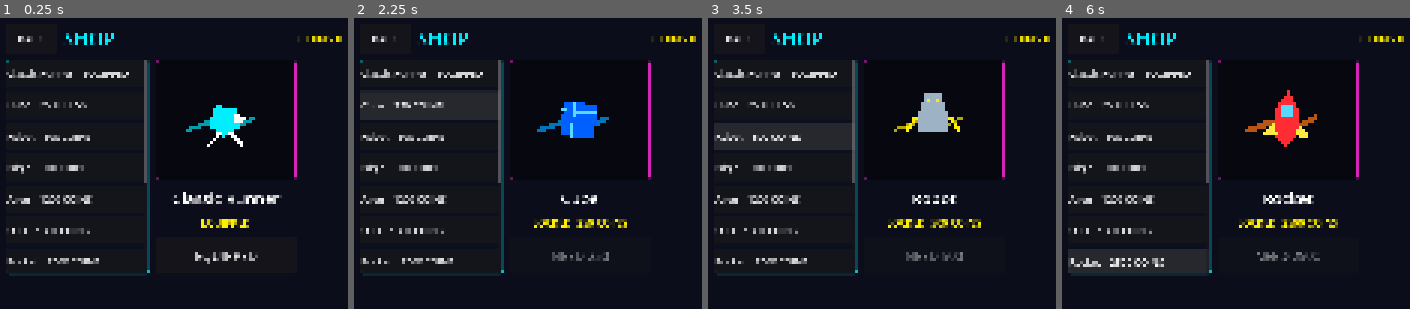
Above: before the commit, frames 1-4 (left to right).
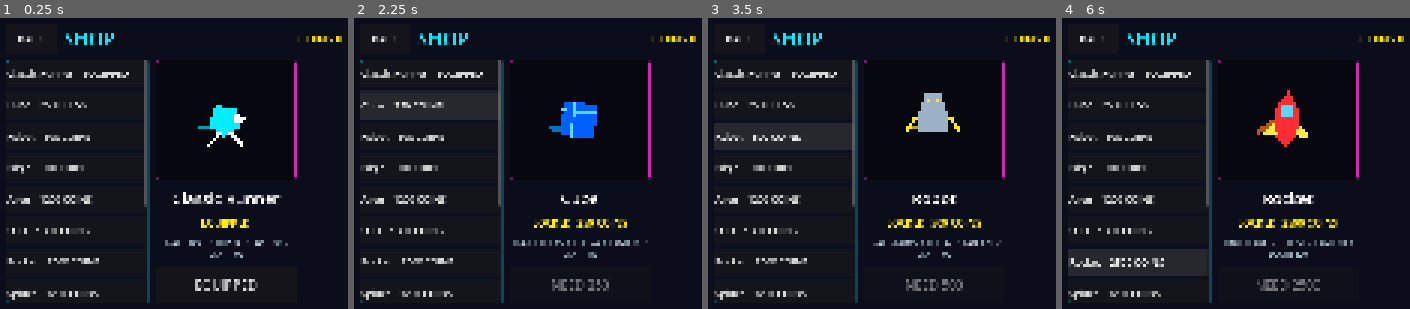
Above: after the commit, the same moments.

Repository: manav193/SHIFT-ZERO
Game: Godot game, scene res://src/presentation/scenes/shop.tscn
Two runs of this game, one before a commit and one after it. Both use one fixed random seed, a clock stepped at 60 frames per second and the inputs below. This scene is started directly instead of the project's main scene.
Inputs:
- Up to frame 1 (0.25 s): no input
- Up to frame 2 (2.25 s): click "Classic Runner EQUIPPED" at 0.5 s; click "Classic Runner EQUIPPED" at 1.25 s; click "Cube 250 COINS" at 2 s
- Up to frame 3 (3.5 s): click "Robot 500 COINS" at 2.75 s
- Up to frame 4 (6 s): click "Ninja 800 COINS" at 3.5 s; click "Alien 1200 COINS" at 4.25 s; click "UFO 1800 COINS" at 5 s; click "Rocket 2500 COINS" at 5.75 s

The runs differ from the first frame. In frame 1, 2.3% of the frame differs, in the area x 1-83%, y 34-98%; in frame 2, 2.3%; in frame 3, 2.2%; in frame 4, 2.5%, in the area x 1-84%, y 32-98%.

Commit message:
Polish procedural skins and shop previews

Diff:
--- a/game/src/core/skin_catalog.gd
+++ b/game/src/core/skin_catalog.gd
@@ -19,6 +19,7 @@
     {"id": "ghost", "name": "Ghost", "cost": 5200, "shape": "ghost", "idle": "float", "trail_style": "mist", "player":  …(296 unchanged characters)…
     {"id": "dragon", "name": "Dragon", "cost": 6500, "shape": "dragon", "idle": "wing", "trail_style": "ember", "player …(301 unchanged characters)…
     {"id": "cyber_core", "name": "Cyber Core", "cost": 8000, "shape": "core", "idle": "pulse", "trail_style": "circuit" …(317 unchanged characters)…
+    {"id": "phoenix", "name": "Phoenix", "cost": 10000, "shape": "phoenix", "idle": "flap", "trail_style": "flame", "player": Color(1.0, 0.58, 0.0, 1.0), "accent": Color(1.0, 0.08, 0.0, 1.0), "trail": Color(1.0, 0.36, 0.0, 0.76), "flash": Color(1.0, 0.84, 0.18, 1.0), "land": Color(1.0, 0.45, 0.08, 1.0), "death": Color(1.0, 0.22, 0.0, 1.0), "trail_width": 19.0, "flip_amount": 68, "land_amount": 36, "death_amount": 160},
 ]
 
 
--- a/game/src/gameplay/player/skin_model.gd
+++ b/game/src/gameplay/player/skin_model.gd
@@ -40,8 +40,9 @@
             _body.rotation = sin(_phase * 8.0) * 0.06
         "shimmer":
             _body.scale = Vector2(1.0 + sin(_phase * 5.0) * 0.04, 1.0 - sin(_phase * 5.0) * 0.03)
-        "wing":
+        "wing", "flap":
             _body.position.y = sin(_phase * 4.8) * 4.0
+            _body.scale = Vector2(1.0 + sin(_phase * 7.0) * 0.08, 1.0)
         "pulse":
             _body.scale = Vector2.ONE * (1.0 + sin(_phase * 4.0) * 0.06)
 
@@ -77,6 +78,8 @@
             _build_dragon()
         "core":
             _build_core()
+        "phoenix":
+            _build_phoenix()
         _:
             _build_runner()
 
@@ -215,6 +218,15 @@
     _line([Vector2(0, -58), Vector2(0, -46)], _c("accent"), 4.0)
 
 
+func _build_phoenix() -> void:
+    _poly([Vector2(0, -48), Vector2(20, -10), Vector2(10, 40), Vector2(0, 56), Vector2(-10, 40), Vector2(-20, -10)], _c("player"))
+    _poly([Vector2(-12, -6), Vector2(-70, -34), Vector2(-48, 8), Vector2(-76, 34), Vector2(-20, 24)], _c("accent"))
+    _poly([Vector2(12, -6), Vector2(70, -34), Vector2(48, 8), Vector2(76, 34), Vector2(20, 24)], _c("accent"))
+    _poly([Vector2(0, -58), Vector2(12, -42), Vector2(0, -48), Vector2(-12, -42)], Color(1.0, 0.9, 0.18, 1.0))
+    _line([Vector2(-6, 44), Vector2(-24, 76)], _c("accent"), 5.0)
+    _line([Vector2(6, 44), Vector2(24, 76)], _c("accent"), 5.0)
+
+
 func _poly(points: Array[Vector2], color: Color) -> Polygon2D:
     var p := Polygon2D.new()
     p.polygon = PackedVector2Array(points)
--- a/game/src/presentation/scenes/shop.gd
+++ b/game/src/presentation/scenes/shop.gd
@@ -15,6 +15,7 @@
 @onready var _preview_trail: Line2D = $Root/Body/Preview/PreviewBox/Trail
 @onready var _preview_name: Label = $Root/Body/Preview/Name
 @onready var _preview_state: Label = $Root/Body/Preview/State
+@onready var _preview_effects: Label = $Root/Body/Preview/Effects
 @onready var _action_btn: Button = $Root/Body/Preview/ActionBtn
 
 var _total_coins: int = 0
@@ -108,6 +109,7 @@
     _preview_flash.color = skin.flash
     _preview_flash.modulate.a = 0.0
     _preview_state.text = _state_text(skin)
+    _preview_effects.text = _effects_text(skin)
     _action_btn.text = _action_text(skin)
     _action_btn.disabled = not _is_owned(id) and _total_coins < int(skin.cost)
     _animate_preview(skin)
@@ -186,6 +188,15 @@
     return "PURCHASE"
 
 
+func _effects_text(skin: Dictionary) -> String:
+    return "TRAIL %s  /  FLIP %d  /  LAND %d  /  DEATH %d" % [
+        str(skin.get("trail_style", "dash")).to_upper(),
+        int(skin.get("flip_amount", 0)),
+        int(skin.get("land_amount", 0)),
+        int(skin.get("death_amount", 0)),
+    ]
+
+
 func _animate_preview(skin: Dictionary) -> void:
     if _preview_tween != null and _preview_tween.is_valid():
         _preview_tween.kill()
@@ -196,12 +207,7 @@
     _preview_tween.set_ease(Tween.EASE_OUT)
     _preview_tween.tween_property(_preview_player, "scale", Vector2(1.5, 1.5), 0.18)
     _preview_tween.parallel().tween_property(_preview_flash, "modulate:a", 0.0, 0.22)
-    _preview_trail.points = PackedVector2Array([
-        Vector2(92, 210),
-        Vector2(156, 188),
-        Vector2(238, 200),
-        Vector2(292, 174),
-    ])
+    _preview_trail.points = _preview_player.trail_points(Vector2(250, 205))
 
 
 func _wire_button(button: Button) -> void:
--- a/game/src/presentation/scenes/shop.tscn
+++ b/game/src/presentation/scenes/shop.tscn
@@ -137,6 +137,13 @@
 theme_override_font_sizes/font_size = 30
 theme_override_colors/font_color = Color(1, 0.933, 0, 1)
 
+[node name="Effects" type="Label" parent="Root/Body/Preview"]
+text = "TRAIL / FLIP / LAND / DEATH"
+horizontal_alignment = 1
+autowrap_mode = 3
+theme_override_font_sizes/font_size = 22
+theme_override_colors/font_color = Color(0.75, 0.85, 0.9, 1)
+
 [node name="ActionBtn" type="Button" parent="Root/Body/Preview"]
 custom_minimum_size = Vector2(0, 110)
 text = "EQUIPPED"
